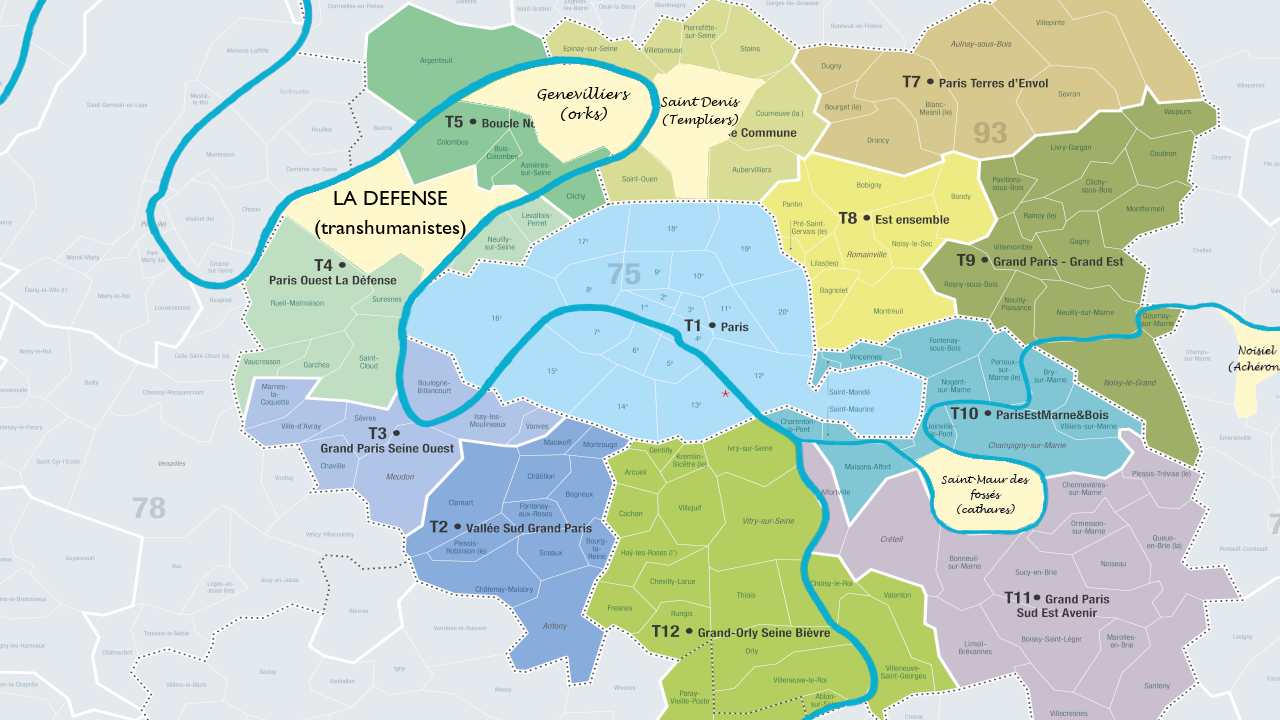
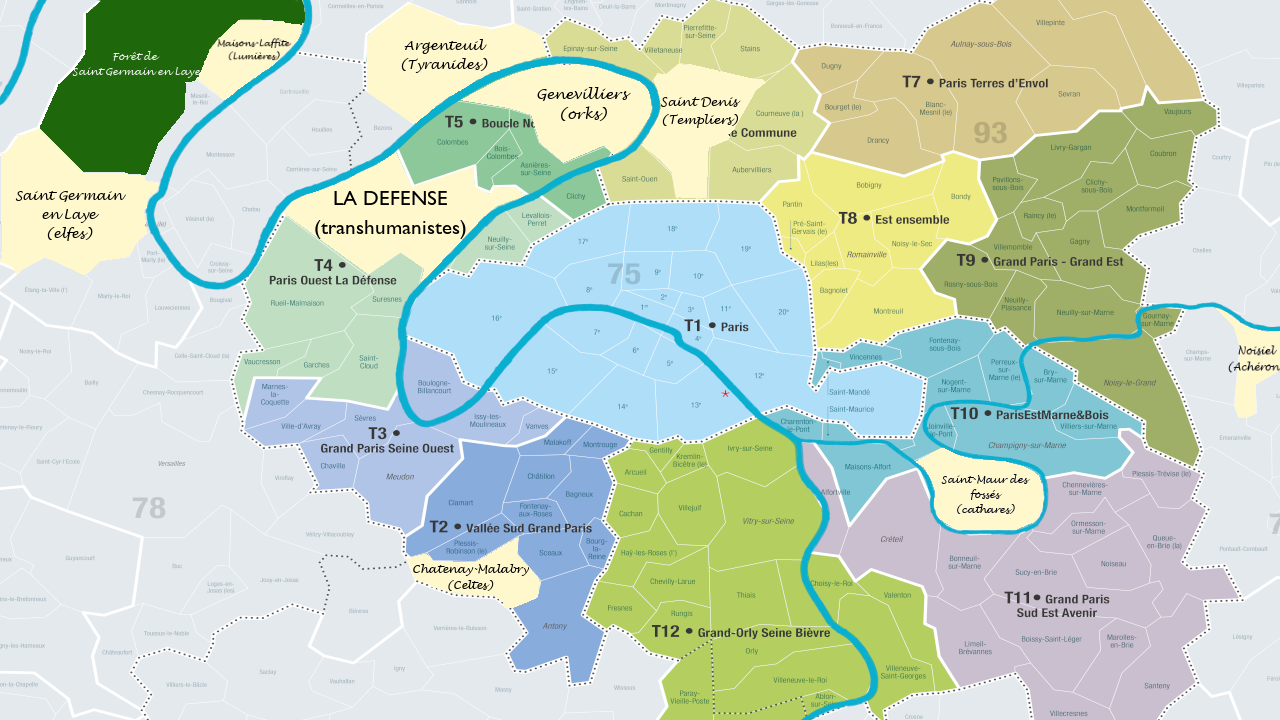
Layer changes from the first 1280x720 image to the second:
added group "Argenteuil" with 2 layers in group "communes" over box(367, 3, 547, 124)
added layer "Argenteuil ..." in group "Argenteuil" over box(401, 39, 488, 73)
added layer "quartier #5" in group "Argenteuil" over box(367, 3, 547, 124)
added group "Forêt Saint Germain en Laye" with 2 layers in group "communes" over box(40, 0, 306, 175)
added layer "Forêt de ..." in group "Forêt Saint Germain en Laye" over box(72, 51, 203, 78)
added layer "quartier #4" in group "Forêt Saint Germain en Laye" over box(40, 0, 306, 175)
added group "saint germain en Laye" with 2 layers in group "communes" over box(0, 129, 159, 275)
added layer "Saint Germain en Laye ..." in group "saint germain en Laye" over box(15, 191, 126, 241)
added layer "quartier #3" in group "saint germain en Laye" over box(0, 129, 159, 275)
added group "maisons-Laffite" with 2 layers in group "communes" over box(197, 19, 302, 100)
added layer "Maisons-Laffite ..." in group "maisons-Laffite" over box(217, 38, 292, 61)
added layer "quartier #2" in group "maisons-Laffite" over box(197, 19, 302, 100)
added group "Chatenay-Malabry" with 2 layers in group "communes" over box(407, 537, 541, 608)
added layer "Chatenay-Malabry ..." in group "Chatenay-Malabry" over box(413, 564, 529, 591)
added layer "quartier #1" in group "Chatenay-Malabry" over box(407, 537, 541, 608)
